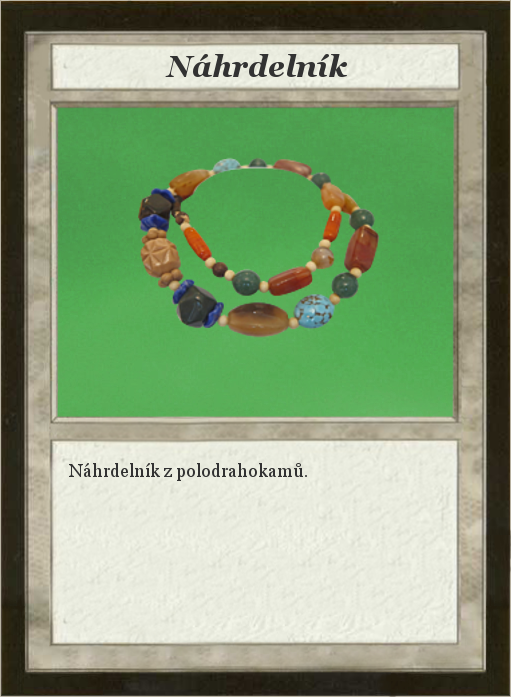
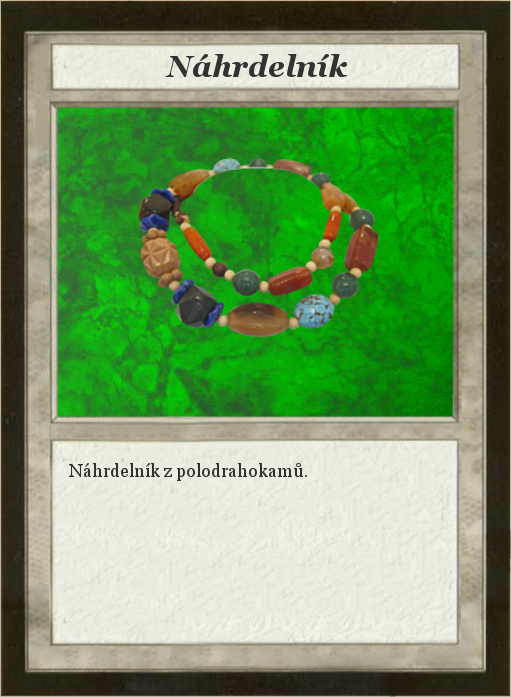
The second 511 x 697 image is a revision of the first. Changes to its layers:
painted on "OrcishBackground" over [57, 106, 455, 417]
removed layer "Dark-gray-background" over [57, 106, 455, 417]
